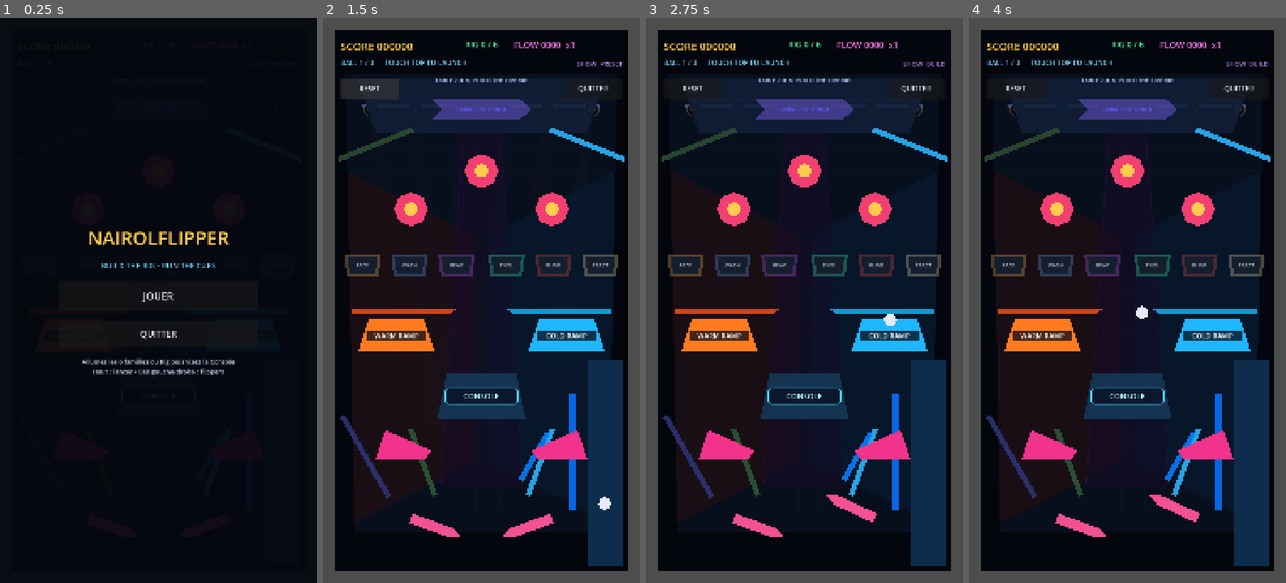
Above: before the commit, frames 1-4 (left to right).
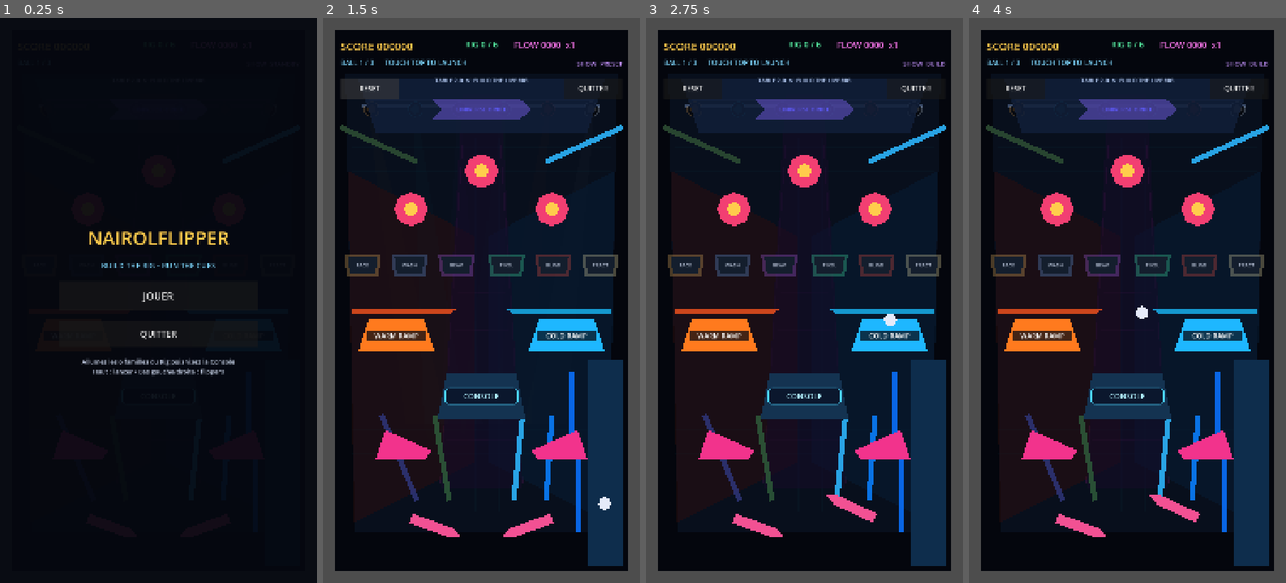
Above: after the commit, the same moments.

Repository: Nairolf138/NairolFlipper
Game: Godot game, scene res://scenes/app/Main.tscn
The game is run twice, just before and just after one commit, with the same random seed, the same clock (stepped at 60 frames per second) and the same inputs.
Inputs (mouse positions are in pixels of both pictures, inside the frame that each line leads up to):
- Up to frame 1 (0.25 s): no input
- Up to frame 2 (1.5 s): click "JOUER" at 0.5 s; click "RESET" at 1.25 s
- Up to frame 3 (2.75 s): move the mouse to (874, 272) at 2.02 s; hold D (flipper_right) from 2.03 s (still down); click (874, 272) at 2.17 s
- Up to frame 4 (4 s): release D (flipper_right) at 2.75 s; drag from (1064, 328) to (1127, 577) at 2.77 s; move the mouse to (1159, 176) at 3.52 s; hold D (flipper_right) from 3.53 s (still down)

The runs differ from the first frame. In frame 2, 2.9% of the frame differs, in the area x 4-96%, y 18-91%; in frame 3, 2.9%; in frame 4, 2.9%.

Commit message:
fix: secure playfield return trajectories

Diff:
--- a/scenes/app/Main.tscn
+++ b/scenes/app/Main.tscn
@@ -32,10 +32,10 @@
 [ext_resource type="Resource" path="res://data/audio/StageLoop.tres" id="29_stage_loop"]
 
 [sub_resource type="RectangleShape2D" id="LeftWallShape"]
-size = Vector2(40, 1600)
+size = Vector2(40, 1840)
 
 [sub_resource type="RectangleShape2D" id="RightWallShape"]
-size = Vector2(40, 1600)
+size = Vector2(40, 1840)
 
 [sub_resource type="RectangleShape2D" id="TopWallShape"]
 size = Vector2(1040, 40)
@@ -202,43 +202,49 @@
 color = Color(0.055, 0.18, 0.3, 1)
 
 [node name="UpperLeftGuide" parent="." instance=ExtResource("26_rail")]
-position = Vector2(180, 430)
-rotation = -0.38
-scale = Vector2(1.25, 1)
+position = Vector2(190, 430)
+rotation = 0.42
+scale = Vector2(1.3, 1)
 modulate = Color(1, 0.42, 0.2, 1)
 
 [node name="UpperRightGuide" parent="." instance=ExtResource("26_rail")]
-position = Vector2(900, 430)
-rotation = 0.38
-scale = Vector2(1.25, 1)
+position = Vector2(890, 430)
+rotation = -0.42
+scale = Vector2(1.3, 1)
 
 [node name="LeftOutlaneRail" parent="." instance=ExtResource("26_rail")]
-position = Vector2(145, 1490)
-rotation = 1.05
-scale = Vector2(1.45, 1)
+position = Vector2(260, 1495)
+rotation = 1.18
+scale = Vector2(1.43, 1)
 modulate = Color(1, 0.28, 0.46, 1)
 
 [node name="LeftReturnRail" parent="." instance=ExtResource("26_rail")]
-position = Vector2(340, 1510)
-rotation = 1.22
-scale = Vector2(1.1, 1)
+position = Vector2(405, 1495)
+rotation = 1.4
+scale = Vector2(1.34, 1)
 modulate = Color(1, 0.48, 0.22, 1)
 
 [node name="RightReturnRail" parent="." instance=ExtResource("26_rail")]
-position = Vector2(740, 1510)
-rotation = -1.22
-scale = Vector2(1.1, 1)
+position = Vector2(665, 1495)
+rotation = -1.468
+scale = Vector2(1.325, 1)
 
 [node name="RightOutlaneRail" parent="." instance=ExtResource("26_rail")]
-position = Vector2(720, 1490)
-rotation = -1.05
-scale = Vector2(0.85, 1)
+position = Vector2(770, 1495)
+rotation = -1.502
+scale = Vector2(1.321, 1)
 modulate = Color(0.2, 0.7, 1, 1)
 
 [node name="LauncherDivider" parent="." instance=ExtResource("26_rail")]
-position = Vector2(850, 1475)
+position = Vector2(845, 1325)
 rotation = 1.5708
-scale = Vector2(1.8, 1)
+scale = Vector2(1.136, 1)
+modulate = Color(0.2, 0.62, 1, 1)
+
+[node name="LauncherLowerDivider" parent="." instance=ExtResource("26_rail")]
+position = Vector2(870, 1600)
+rotation = 1.5708
+scale = Vector2(1.364, 1)
 modulate = Color(0.2, 0.62, 1, 1)
 
 [node name="UniverseOrbit" parent="." instance=ExtResource("24_lane")]
--- a/tests/godot/test_runner.gd
+++ b/tests/godot/test_runner.gd
@@ -21,6 +21,7 @@
 	await _test_android_playtest_regressions()
 	await _test_three_ball_game_over_and_recovery()
 	await _test_table_2_objectives_and_routes()
+	await _test_playfield_safe_trajectories()
 	await _test_final_show_multiball_and_blackout()
 	await _test_stage_identity_and_music_stems()
 	# Give the audio server and deferred frees time to release stream references.
@@ -28,7 +29,7 @@
 	await process_frame
 
 	if _failures.is_empty():
-		print("Godot behavioral tests: 10 passed")
+		print("Godot behavioral tests: 11 passed")
 		quit(0)
 		return
 
@@ -362,6 +363,71 @@
 	await process_frame
 
 
+func _test_playfield_safe_trajectories() -> void:
+	var packed_scene := load("res://scenes/app/Main.tscn") as PackedScene
+	_expect(packed_scene != null, "Safe trajectory table loads")
+	if packed_scene == null:
+		return
+
+	var main := packed_scene.instantiate()
+	root.add_child(main)
+	await process_frame
+
+	var left_wall_shape := main.get_node("LeftWall/CollisionShape2D") as CollisionShape2D
+	var right_wall_shape := main.get_node("RightWall/CollisionShape2D") as CollisionShape2D
+	_expect(left_wall_shape.shape is RectangleShape2D, "Left boundary exposes a rectangle collision")
+	_expect(right_wall_shape.shape is RectangleShape2D, "Right boundary exposes a rectangle collision")
+	if left_wall_shape.shape is RectangleShape2D and right_wall_shape.shape is RectangleShape2D:
+		_expect((left_wall_shape.shape as RectangleShape2D).size.y >= 1840.0, "Left boundary reaches the drain")
+		_expect((right_wall_shape.shape as RectangleShape2D).size.y >= 1840.0, "Right boundary reaches the drain")
+
+	var upper_left := main.get_node("UpperLeftGuide") as StaticBody2D
+	var upper_right := main.get_node("UpperRightGuide") as StaticBody2D
+	_expect(upper_left.rotation > 0.0 and upper_right.rotation < 0.0, "Upper guides slope back toward the playfield")
+
+	var left_outlane := main.get_node("LeftOutlaneRail") as StaticBody2D
+	var left_return := main.get_node("LeftReturnRail") as StaticBody2D
+	var right_return := main.get_node("RightReturnRail") as StaticBody2D
+	var right_outlane := main.get_node("RightOutlaneRail") as StaticBody2D
+	var launcher_divider := main.get_node("LauncherDivider") as StaticBody2D
+	var launcher_lower_divider := main.get_node("LauncherLowerDivider") as StaticBody2D
+	_expect(left_outlane.position.x < left_return.position.x, "Left outlane remains outside its playable return")
+	_expect(right_return.position.x < right_outlane.position.x, "Right playable return remains inside its outlane")
+	_expect(right_outlane.position.x < launcher_divider.position.x, "Right outlane remains separate from the launcher")
+	_expect(launcher_divider.position.x < launcher_lower_divider.position.x, "Launcher exit opens toward the playfield")
+	_expect(left_return.position.x < 540.0 and right_return.position.x > 540.0, "Both returns feed their matching flipper")
+
+	main.free()
+	await process_frame
+
+	var left_exit := await _sample_return_exit(Vector2(240, 1330))
+	var right_exit := await _sample_return_exit(Vector2(770, 1330))
+	_expect(left_exit.x >= 300.0 and left_exit.x <= 480.0, "Left inlane delivers the ball over the left flipper (got %.1f)" % left_exit.x)
+	_expect(right_exit.x >= 600.0 and right_exit.x <= 780.0, "Right inlane delivers the ball over the right flipper (got %.1f)" % right_exit.x)
+
+
+func _sample_return_exit(start_position: Vector2) -> Vector2:
+	var packed_scene := load("res://scenes/app/Main.tscn") as PackedScene
+	var main := packed_scene.instantiate()
+	root.add_child(main)
+	await process_frame
+	main.start_game()
+	var ball: RigidBody2D = main.balls[0]
+	ball.input_enabled = false
+	ball.reset_ball(start_position)
+	ball.freeze = false
+	ball.linear_velocity = Vector2(0, 120)
+	var exit_position := Vector2(-1, -1)
+	for frame in 200:
+		await physics_frame
+		if ball.global_position.y >= 1620.0:
+			exit_position = ball.global_position
+			break
+	main.free()
+	await process_frame
+	return exit_position
+
+
 func _test_final_show_multiball_and_blackout() -> void:
 	var packed_scene := load("res://scenes/app/Main.tscn") as PackedScene
 	_expect(packed_scene != null, "Main scene loads for Final Show")
Not shown, changed: CHANGELOG.md
Not shown, changed: docs/BACKLOG.md
Not shown, changed: docs/TABLE_DESIGN.md
Not shown, changed: tests/test_bootstrap.py
